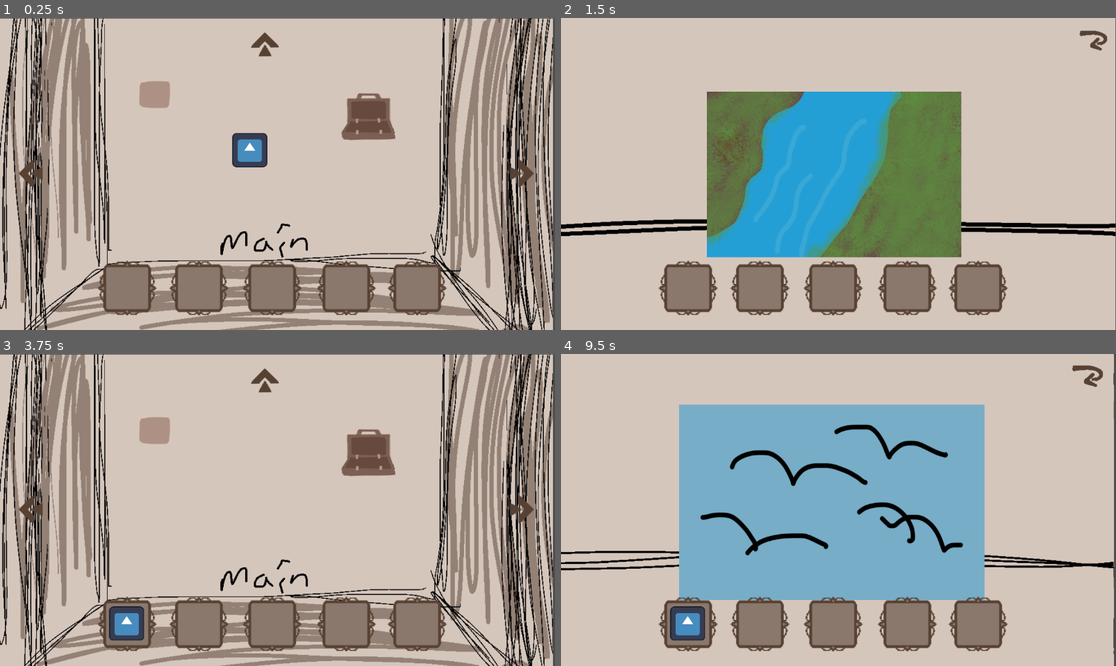
Above: before the commit, frames 1-4 (two rows, left to right).
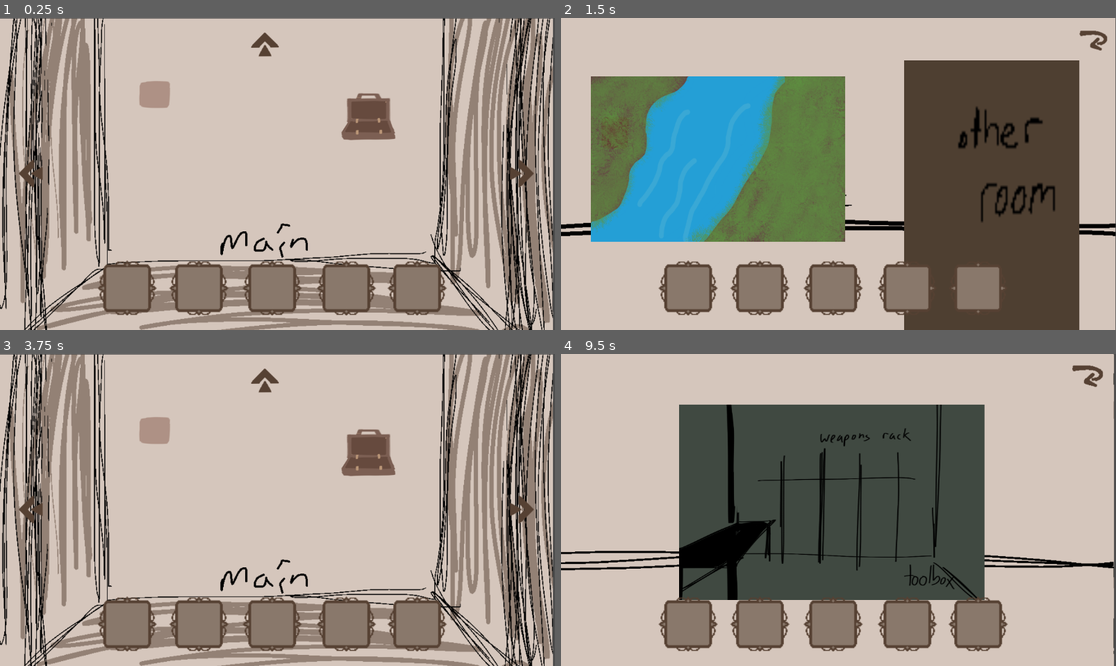
Above: after the commit, the same moments.

Repository: yaliu10/Escape-Room
Game: Godot game, scene res://room.tscn
The game is run twice, just before and just after one commit, with the same random seed, the same clock (stepped at 60 frames per second) and the same inputs. The engine's default icon, where the game draws it, is replaced by a stand-in: a white triangle on a blue panel in a dark square.
Inputs (mouse positions are in pixels of both pictures, inside the frame that each line leads up to):
- Up to frame 1 (0.25 s): no input
- Up to frame 2 (1.5 s): tap Enter at 0.5 s; drag from (594, 174) to (688, 289) at 0.52 s; tap Space at 1.25 s; drag from (1077, 174) to (688, 289) at 1.27 s
- Up to frame 3 (3.75 s): tap Enter at 2, 3.5 s; move the mouse to (266, 385) at 2.02 s; click (266, 385) at 2.17 s; tap Space at 2.75 s; drag from (532, 375) to (199, 622) at 2.77 s; drag from (249, 485) to (271, 622) at 3.52 s
- Up to frame 4 (9.5 s): tap Space at 4.25 s; drag from (672, 463) to (832, 622) at 4.27 s; move the mouse to (866, 510) at 5.02 s; click (866, 510) at 5.17 s; drag from (755, 432) to (905, 625) at 5.77 s; move the mouse to (960, 494) at 6.52 s; click (960, 494) at 6.67 s; drag from (727, 525) to (977, 622) at 7.27 s; move the mouse to (894, 441) at 8.02 s; click (894, 441) at 8.17 s; drag from (810, 572) to (1077, 510) at 8.77 s

The runs differ from the first frame. In frame 1, 0.7% of the frame differs, in the area x 41-49%, y 36-48%; in frame 2, 56%, in the area x 5-94%, y 13-100%; in frame 3, 0.7%; in frame 4, 35%.

Commit message:
bucket wooooooo

Diff:
--- a/escape-room/Scripts/item.gd
+++ b/escape-room/Scripts/item.gd
@@ -26,18 +26,19 @@
 					timer_off = false
 			global_position = lerp(global_position, drop_location, 20 * delta)
 
-func _on_test_area_input_event(viewport: Node, event: InputEvent, shape_idx: int) -> void:
+func _on_timer_timeout() -> void:
+	dropped = true
+	timer_off = true
+
+func _on_empty_bucket_area_input_event(viewport: Node, event: InputEvent, shape_idx: int) -> void:
 	if event is InputEventMouseButton and event.button_index == MOUSE_BUTTON_LEFT:
 		if !picked_up and !dragging:
-			global_position = get_parent().choose_slot(self)
+			global_position = get_parent().get_parent().choose_slot(self)
 			z_index = 10
 			picked_up = true
+			reparent($"../..")
 		else:
 			if event.pressed:
 				dragging = true
 			else:
 				dragging = false
-
-func _on_timer_timeout() -> void:
-	dropped = true
-	timer_off = true
--- a/escape-room/room.gd
+++ b/escape-room/room.gd
@@ -208,7 +208,7 @@
 
 #need to hide visibility of objects when switching rooms
 #error comes from item group
-func _on_test_interact_area_area_entered(area: Area2D) -> void:
+func _on_test_interact_area_area_entered(area: Area2D) -> void: #keep for example but delete later
 	if area.is_in_group("item"):
 		if area.get_parent().item_id == 1:
 			$Open.visible = false
@@ -231,3 +231,13 @@
 			empty_slot(area.get_parent().drop_location_id)
 			area.get_parent().queue_free()
 			Input.set_custom_mouse_cursor(cursor)
+
+
+func _on_river_area_area_entered(area: Area2D) -> void:
+	if area.is_in_group("item"):
+			if area.get_parent().item_id == 1:
+				$"In Left Painting/Filled Bucket".visible = true
+
+				empty_slot(area.get_parent().drop_location_id)
+				area.get_parent().queue_free()
+				Input.set_custom_mouse_cursor(cursor)
--- a/escape-room/room.tscn
+++ b/escape-room/room.tscn
@@ -9,13 +9,14 @@
 [ext_resource type="Texture2D" uid="uid://b6h25a8ai2hog" path="res://art/right Wall.PNG" id="6_nnuvc"]
 [ext_resource type="Texture2D" uid="uid://drofonil8t46s" path="res://art/painting 1.PNG" id="6_x17j6"]
 [ext_resource type="Texture2D" uid="uid://cncut3a30jwir" path="res://art/front wall.PNG" id="7_nxmvr"]
-[ext_resource type="Texture2D" uid="uid://cn007kodgbnx" path="res://art/painting 2.PNG" id="8_6qmun"]
-[ext_resource type="Texture2D" uid="uid://e3vlr8l8casf" path="res://art/painting 3.PNG" id="10_0cw3k"]
-[ext_resource type="Texture2D" uid="uid://cyamkeioip6ar" path="res://art/icon.svg" id="11_ipt4x"]
+[ext_resource type="Texture2D" uid="uid://b0v17h142a12w" path="res://art/IMG_2863.PNG" id="8_ocwvg"]
+[ext_resource type="Texture2D" uid="uid://b53bg2lus4gyy" path="res://art/IMG_2865.PNG" id="9_q6k2w"]
+[ext_resource type="Texture2D" uid="uid://cx0josiqod7f8" path="res://art/IMG_2864.PNG" id="11_1avih"]
 [ext_resource type="Script" path="res://Scripts/item.gd" id="12_6j7kt"]
+[ext_resource type="Texture2D" uid="uid://bpxq4eq2ofdtj" path="res://art/IMG_2857.PNG" id="13_kk5r4"]
+[ext_resource type="Texture2D" uid="uid://ks7jr0qw0w5j" path="res://art/IMG_2858.PNG" id="13_nqj54"]
 [ext_resource type="Texture2D" uid="uid://bwsn7jxnip1o3" path="res://art/ph-opened case.PNG" id="14_84as2"]
 [ext_resource type="Texture2D" uid="uid://ds552hk8olw1w" path="res://art/ph-closed case.PNG" id="14_eq741"]
-[ext_resource type="Texture2D" uid="uid://bipyf48vqp6tf" path="res://art/Key1.png" id="14_jiipc"]
 [ext_resource type="Texture2D" uid="uid://cem2teg3xlspa" path="res://art/ph-slot.PNG" id="17_1rh5j"]
 
 [sub_resource type="RectangleShape2D" id="RectangleShape2D_5ms4q"]
@@ -48,20 +49,25 @@
 [sub_resource type="RectangleShape2D" id="RectangleShape2D_ka71n"]
 size = Vector2(1008.99, 601.408)
 
+[sub_resource type="CapsuleShape2D" id="CapsuleShape2D_i2xs8"]
+radius = 32.8373
+height = 91.9422
+
 [sub_resource type="CircleShape2D" id="CircleShape2D_6cqyu"]
 radius = 28.357
 
+[sub_resource type="RectangleShape2D" id="RectangleShape2D_4ap62"]
+size = Vector2(180.667, 176.037)
+
 [sub_resource type="CircleShape2D" id="CircleShape2D_dt2k6"]
 radius = 29.6795
 
+[sub_resource type="CapsuleShape2D" id="CapsuleShape2D_mgyjd"]
+radius = 34.6233
+height = 89.1814
+
 [sub_resource type="CircleShape2D" id="CircleShape2D_18k77"]
 radius = 29.872
-
-[sub_resource type="RectangleShape2D" id="RectangleShape2D_xxifp"]
-size = Vector2(117.479, 118.986)
-
-[sub_resource type="CircleShape2D" id="CircleShape2D_gvepb"]
-radius = 355.822
 
 [sub_resource type="RectangleShape2D" id="RectangleShape2D_fnjla"]
 size = Vector2(149.171, 134.454)
@@ -202,7 +208,7 @@
 shape = SubResource("CircleShape2D_lu6b0")
 
 [node name="Left Painting" type="Sprite2D" parent="Left Wall"]
-position = Vector2(504.438, 300)
+position = Vector2(290.031, 270.462)
 scale = Vector2(0.459166, 0.529231)
 texture = ExtResource("6_x17j6")
 
@@ -212,6 +218,11 @@
 position = Vector2(0, -7.84882)
 shape = SubResource("RectangleShape2D_kii1n")
 
+[node name="Entrance" type="Sprite2D" parent="Left Wall"]
+position = Vector2(795.315, 343.578)
+scale = Vector2(3.23927, 5.23925)
+texture = ExtResource("8_ocwvg")
+
 [node name="Right Wall" type="Sprite2D" parent="."]
 visible = false
 z_index = 1
@@ -231,7 +242,7 @@
 [node name="Right Painting" type="Sprite2D" parent="Right Wall"]
 position = Vector2(218.727, 96.7742)
 scale = Vector2(0.552746, 0.623656)
-texture = ExtResource("8_6qmun")
+texture = ExtResource("9_q6k2w")
 centered = false
 
 [node name="Right Painting Area" type="Area2D" parent="Right Wall/Right Painting"]
@@ -259,7 +270,7 @@
 [node name="Front Painting" type="Sprite2D" parent="Front Wall"]
 position = Vector2(211.585, 96.7742)
 scale = Vector2(0.571055, 0.643625)
-texture = ExtResource("10_0cw3k")
+texture = ExtResource("11_1avih")
 centered = false
 
 [node name="Front Painting Area" type="Area2D" parent="Front Wall/Front Painting"]
@@ -275,6 +286,22 @@
 texture = ExtResource("6_x17j6")
 centered = false
 
+[node name="Filled Bucket" type="Sprite2D" parent="In Left Painting"]
+visible = false
+z_index = 2
+position = Vector2(326.3, 300.461)
+scale = Vector2(1.13352, 1.37258)
+texture = ExtResource("13_kk5r4")
+script = ExtResource("12_6j7kt")
+item_id = 2
+
+[node name="Filled Bucket Area" type="Area2D" parent="In Left Painting/Filled Bucket" groups=["item"]]
+
+[node name="CollisionShape2D" type="CollisionShape2D" parent="In Left Painting/Filled Bucket/Filled Bucket Area"]
+shape = SubResource("CapsuleShape2D_i2xs8")
+
+[node name="Timer" type="Timer" parent="In Left Painting/Filled Bucket"]
+
 [node name="Left Painting Return" type="Sprite2D" parent="In Left Painting"]
 position = Vector2(961.216, 43.318)
 texture = ExtResource("5_xourl")
@@ -284,11 +311,18 @@
 [node name="CollisionShape2D" type="CollisionShape2D" parent="In Left Painting/Left Painting Return/Left Painting Return Area"]
 shape = SubResource("CircleShape2D_6cqyu")
 
+[node name="River Area" type="Area2D" parent="In Left Painting"]
+position = Vector2(438.604, 270.046)
+
+[node name="CollisionShape2D" type="CollisionShape2D" parent="In Left Painting/River Area"]
+position = Vector2(-118.494, 32.2581)
+shape = SubResource("RectangleShape2D_4ap62")
+
 [node name="In Right Painting" type="Sprite2D" parent="."]
 visible = false
 z_index = 1
 scale = Vector2(1.125, 1.08833)
-texture = ExtResource("8_6qmun")
+texture = ExtResource("9_q6k2w")
 centered = false
 
 [node name="Right Painting Return" type="Sprite2D" parent="In Right Painting"]
@@ -304,8 +338,24 @@
 visible = false
 z_index = 1
 scale = Vector2(1.12402, 1.08833)
-texture = ExtResource("10_0cw3k")
-centered = false
+texture = ExtResource("11_1avih")
+centered = false
+
+[node name="Empty Bucket" type="Sprite2D" parent="In Front Painting"]
+position = Vector2(105.87, 113.936)
+scale = Vector2(1.77933, 1.89281)
+texture = ExtResource("13_nqj54")
+script = ExtResource("12_6j7kt")
+
+[node name="Empty Bucket Area" type="Area2D" parent="In Front Painting/Empty Bucket" groups=["item"]]
+
+[node name="CollisionShape2D" type="CollisionShape2D" parent="In Front Painting/Empty Bucket/Empty Bucket Area"]
+position = Vector2(0.876719, -0.901407)
+shape = SubResource("CapsuleShape2D_mgyjd")
+
+[node name="Timer" type="Timer" parent="In Front Painting/Empty Bucket"]
+wait_time = 0.2
+one_shot = true
 
 [node name="Front Painting Return" type="Sprite2D" parent="In Front Painting"]
 position = Vector2(965.282, 45.9418)
@@ -315,38 +365,6 @@
 
 [node name="CollisionShape2D" type="CollisionShape2D" parent="In Front Painting/Front Painting Return/Front Painting Return Area"]
 shape = SubResource("CircleShape2D_18k77")
-
-[node name="TestItem" type="Sprite2D" parent="."]
-position = Vector2(518.5, 274.5)
-scale = Vector2(0.570313, 0.554688)
-texture = ExtResource("11_ipt4x")
-script = ExtResource("12_6j7kt")
-
-[node name="TestArea" type="Area2D" parent="TestItem" groups=["item"]]
-
-[node name="CollisionShape2D" type="CollisionShape2D" parent="TestItem/TestArea"]
-position = Vector2(0.876719, -0.901407)
-shape = SubResource("RectangleShape2D_xxifp")
-
-[node name="Timer" type="Timer" parent="TestItem"]
-wait_time = 0.2
-one_shot = true
-
-[node name="Key" type="Sprite2D" parent="."]
-visible = false
-z_index = 2
-position = Vector2(766, 206)
-scale = Vector2(0.123698, 0.11849)
-texture = ExtResource("14_jiipc")
-script = ExtResource("12_6j7kt")
-item_id = 2
-
-[node name="Key Area" type="Area2D" parent="Key" groups=["item"]]
-
-[node name="CollisionShape2D" type="CollisionShape2D" parent="Key/Key Area"]
-shape = SubResource("CircleShape2D_gvepb")
-
-[node name="Timer" type="Timer" parent="Key"]
 
 [node name="Closed" type="Sprite2D" parent="."]
 visible = false
@@ -408,18 +426,19 @@
 [connection signal="input_event" from="Front Wall/Front Painting/Front Painting Area" to="." method="_on_front_painting_area_input_event"]
 [connection signal="mouse_entered" from="Front Wall/Front Painting/Front Painting Area" to="." method="change_cursor_in_selection"]
 [connection signal="mouse_exited" from="Front Wall/Front Painting/Front Painting Area" to="." method="change_cursor_back_in_selection"]
+[connection signal="input_event" from="In Left Painting/Filled Bucket/Filled Bucket Area" to="In Left Painting/Filled Bucket" method="_on_empty_bucket_area_input_event"]
+[connection signal="timeout" from="In Left Painting/Filled Bucket/Timer" to="In Left Painting/Filled Bucket" method="_on_timer_timeout"]
 [connection signal="input_event" from="In Left Painting/Left Painting Return/Left Painting Return Area" to="." method="_on_left_painting_return_area_input_event"]
 [connection signal="mouse_entered" from="In Left Painting/Left Painting Return/Left Painting Return Area" to="." method="change_cursor_in_painting"]
 [connection signal="mouse_exited" from="In Left Painting/Left Painting Return/Left Painting Return Area" to="." method="change_cursor_back_in_painting"]
+[connection signal="area_entered" from="In Left Painting/River Area" to="." method="_on_river_area_area_entered"]
 [connection signal="input_event" from="In Right Painting/Right Painting Return/Right Painting Return Area" to="." method="_on_right_painting_return_area_input_event"]
 [connection signal="mouse_entered" from="In Right Painting/Right Painting Return/Right Painting Return Area" to="." method="change_cursor_in_painting"]
 [connection signal="mouse_exited" from="In Right Painting/Right Painting Return/Right Painting Return Area" to="." method="change_cursor_back_in_painting"]
+[connection signal="input_event" from="In Front Painting/Empty Bucket/Empty Bucket Area" to="In Front Painting/Empty Bucket" method="_on_empty_bucket_area_input_event"]
+[connection signal="timeout" from="In Front Painting/Empty Bucket/Timer" to="In Front Painting/Empty Bucket" method="_on_timer_timeout"]
 [connection signal="input_event" from="In Front Painting/Front Painting Return/Front Painting Return Area" to="." method="_on_front_painting_return_area_input_event"]
 [connection signal="mouse_entered" from="In Front Painting/Front Painting Return/Front Painting Return Area" to="." method="change_cursor_in_painting"]
 [connection signal="mouse_exited" from="In Front Painting/Front Painting Return/Front Painting Return Area" to="." method="change_cursor_back_in_painting"]
-[connection signal="input_event" from="TestItem/TestArea" to="TestItem" method="_on_test_area_input_event"]
-[connection signal="timeout" from="TestItem/Timer" to="TestItem" method="_on_timer_timeout"]
-[connection signal="input_event" from="Key/Key Area" to="Key" method="_on_test_area_input_event"]
-[connection signal="timeout" from="Key/Timer" to="Key" method="_on_timer_timeout"]
 [connection signal="area_entered" from="Open/Test Interact Area" to="." method="_on_test_interact_area_area_entered"]
 [connection signal="area_entered" from="Slot/Slot Area" to="." method="_on_slot_area_area_entered"]
Binary file added: escape-room/art/IMG_2856.PNG
Not shown, added: escape-room/art/IMG_2856.PNG.import
Binary file added: escape-room/art/IMG_2857.PNG
Not shown, added: escape-room/art/IMG_2857.PNG.import
Binary file added: escape-room/art/IMG_2858.PNG
Not shown, added: escape-room/art/IMG_2858.PNG.import
Binary file added: escape-room/art/IMG_2859.PNG
Not shown, added: escape-room/art/IMG_2859.PNG.import
Binary file added: escape-room/art/IMG_2860.PNG
Not shown, added: escape-room/art/IMG_2860.PNG.import
Binary file added: escape-room/art/IMG_2861.PNG
Not shown, added: escape-room/art/IMG_2861.PNG.import
(and 9 more such lines)
